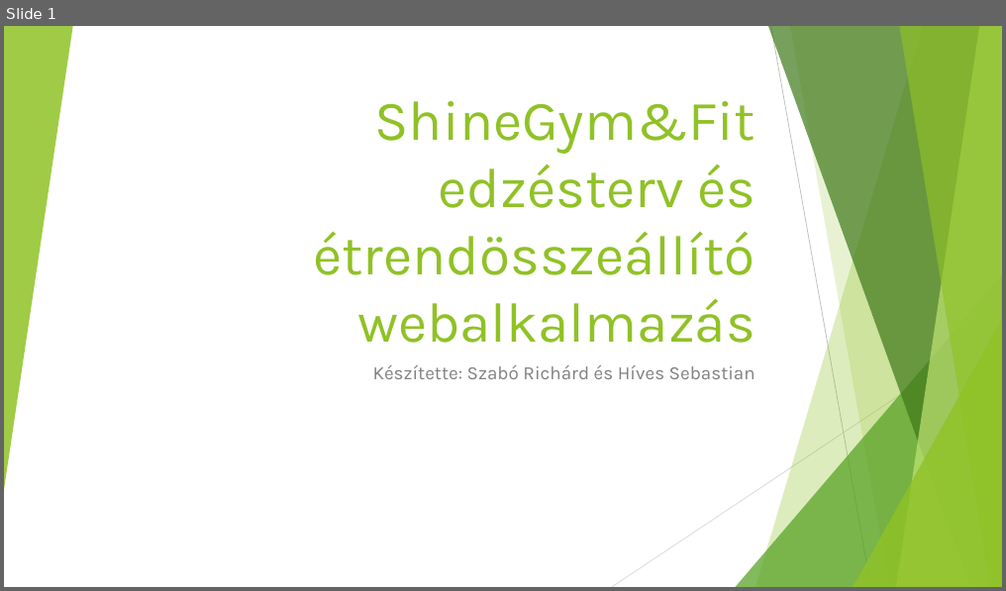
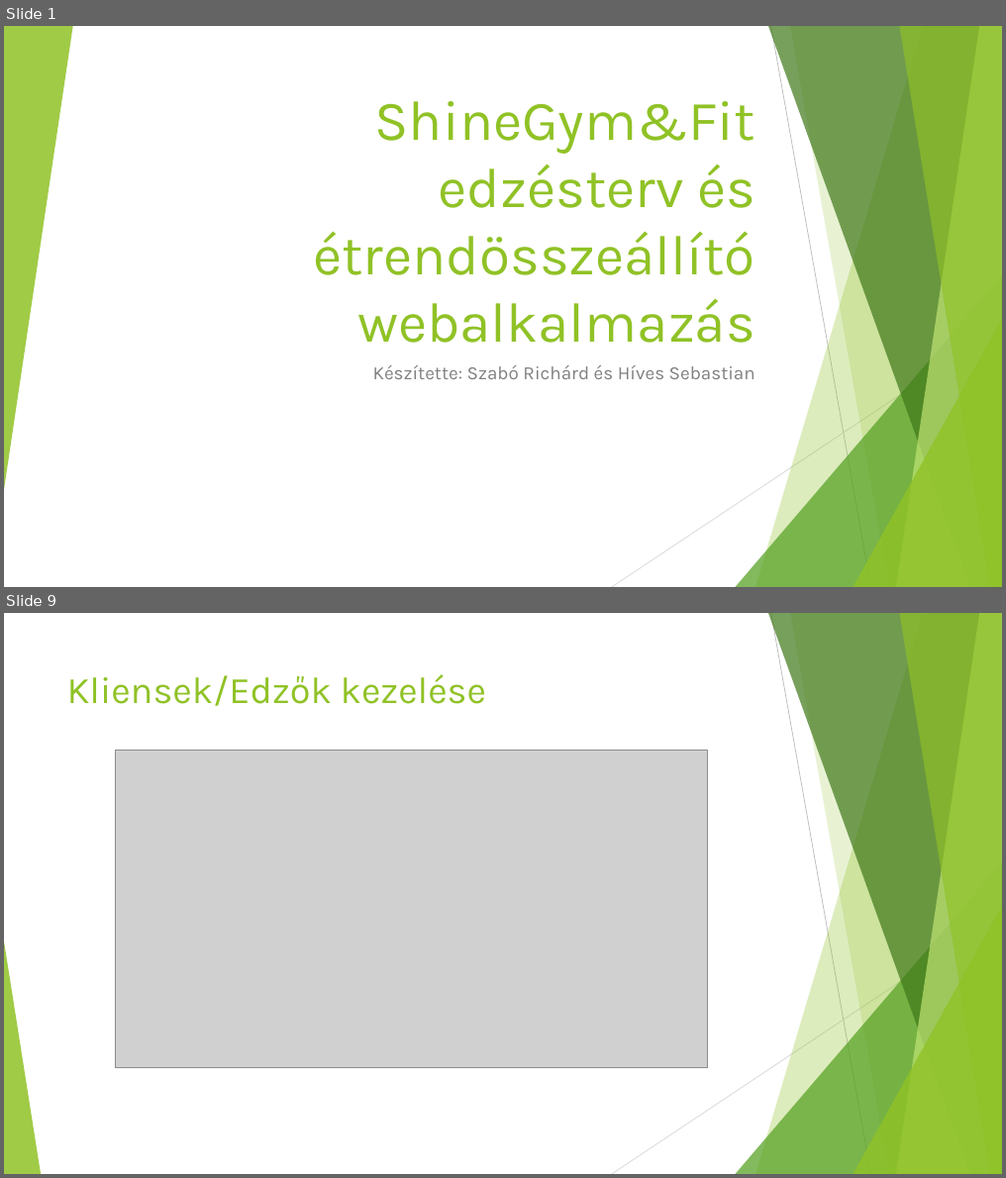
Before and after one commit to SzaboRichard01/2023_Zaroprojekt, a slide deck: ShineGym&Fit edzésterv és étrendösszeállító webalkalmazás Szabó Richárd - Híves Sebastian.pptx. Shown one above the other, each under a label of ours: slide 1 before the commit, slides 1 and 9 after it; the slides between them are not shown. The pictures are 1006x591 and 1006x1178 pixels, drawn with LibreOffice and Linux fonts; fonts in the diff are those of the drawing; grey boxes stand for pictures. Boxes give left, top, right and bottom in pixels: in the first picture for what was removed or moved away, otherwise in the second. Text is boxed around its words. In the diff, an @@ line names an element or a change of style, - is before the commit and + after.

```diff
--- a/ShineGym&Fit edzésterv és étrendösszeállító webalkalmazás Szabó Richárd - Híves Sebastian.pptx
+++ b/ShineGym&Fit edzésterv és étrendösszeállító webalkalmazás Szabó Richárd - Híves Sebastian.pptx
@@ slide 9 added at (4, 613, 1002, 1174), background #FFFFFF; not listed: 9 template elements that a slide beside it also shows @@
@@ title added at (67, 674, 486, 706), 36 pt, text #90C226 @@
+Kliensek/Edzők kezelése
@@ picture added at (115, 751, 708, 1068) @@
@@ triangle added at (4, 942, 41, 1174), fill #90C226 at 85% opacity @@
```
Also in this commit, not shown: 6 other slides added.
